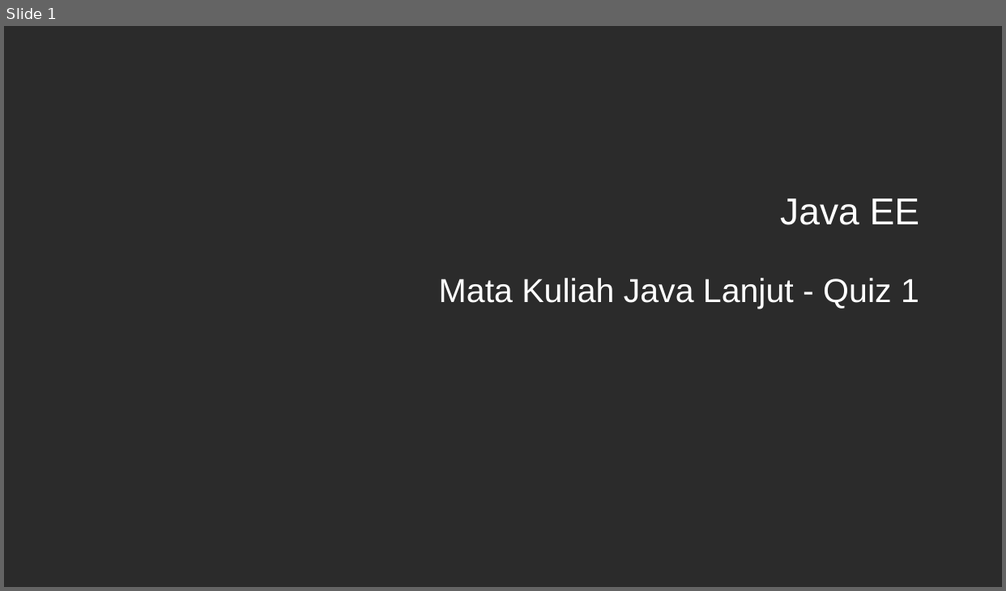
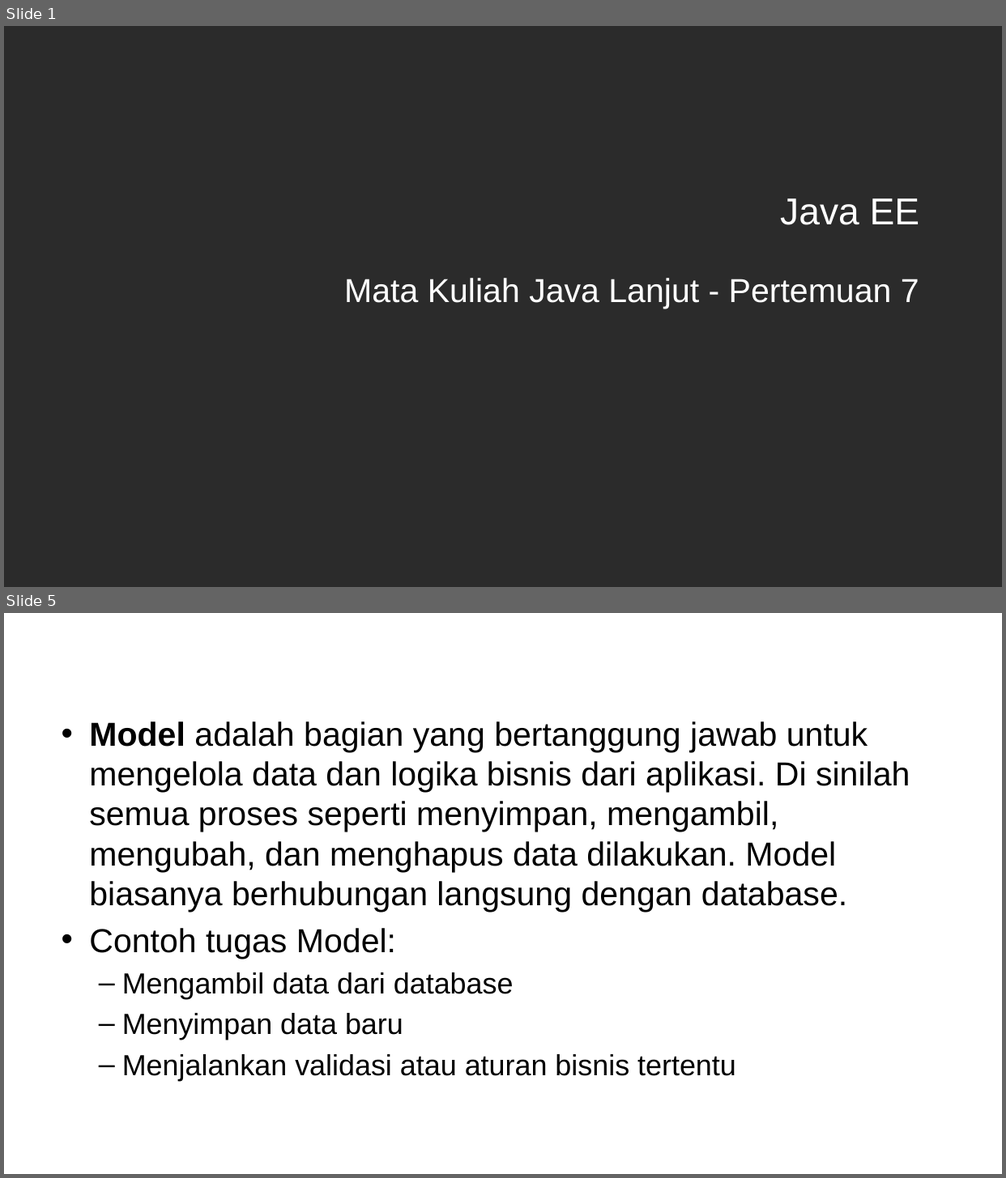
Before and after one commit to ruang-belajar/java-ee, a slide deck: docs/res/Java EE - Pertemuan 7.pptx. Shown one above the other, each under a label of ours: slide 1 before the commit, slides 1 and 5 after it; the slides between them are not shown. The pictures are 1006x591 and 1006x1178 pixels, drawn with LibreOffice and Linux fonts; fonts in the diff are those of the drawing; background and template pictures are left out; a plain dark background stands for a picture behind light text. Boxes give left, top, right and bottom in pixels: in the first picture for what was removed or moved away, otherwise in the second. Text is boxed around its words. In the diff, an @@ line names an element or a change of style, - is before the commit and + after.

```diff
--- a/docs/res/Java EE - Pertemuan 7.pptx
+++ b/docs/res/Java EE - Pertemuan 7.pptx
@@ slide 5 added at bbox=[4, 613, 1002, 1174], background picture (left out) @@
@@ title added at bbox=[54, 628, 953, 677], 36 pt, text #FFFFFF @@
+MVC
@@ text added at bbox=[89, 722, 910, 1081], 32 pt, text #000000 @@
+• Model adalah bagian yang bertanggung jawab untuk mengelola data dan logika bisnis dari aplikasi. Di sinilah semua proses seperti menyimpan, mengambil, mengubah, dan menghapus data dilakukan. Model biasanya berhubungan langsung dengan database.
+• Contoh tugas Model:
+  – Mengambil data dari database
+  – Menyimpan data baru
+  – Menjalankan validasi atau aturan bisnis tertentu
@@ slide 1 changed as well @@
@@ subtitle at bbox=[344, 278, 919, 309]: text changed @@
-Mata Kuliah Java Lanjut - Quiz 1
+Mata Kuliah Java Lanjut - Pertemuan 7
```
Also in this commit, not shown: 13 other slides added, 3 slides removed, 5 other files.
